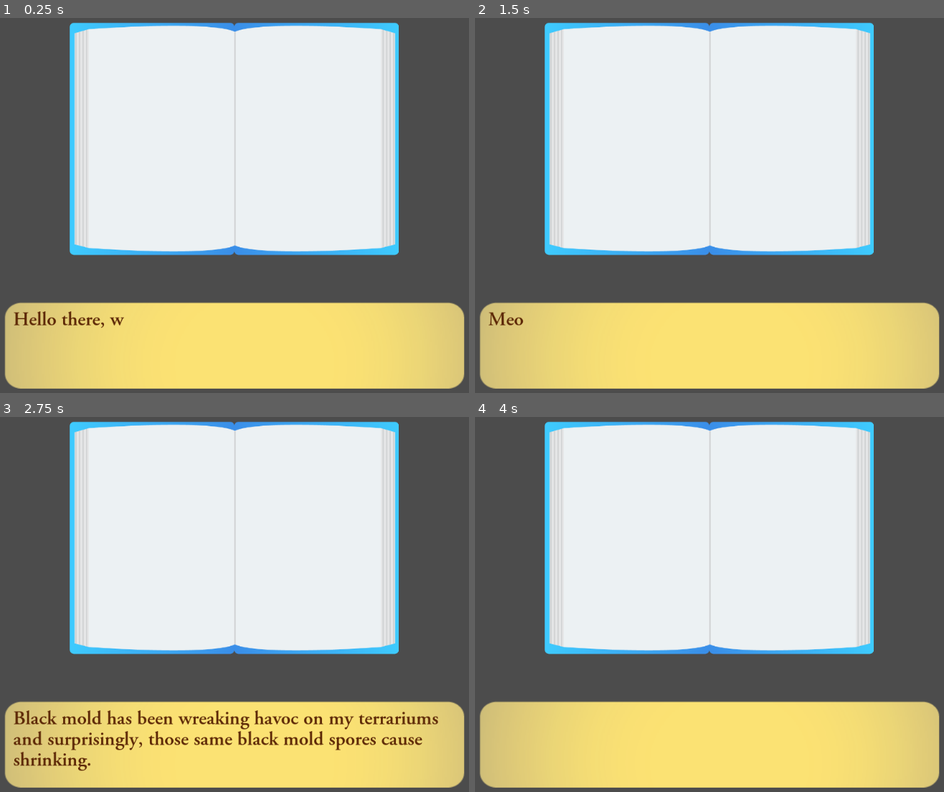
Above: before the commit, frames 1-4 (two rows, left to right).
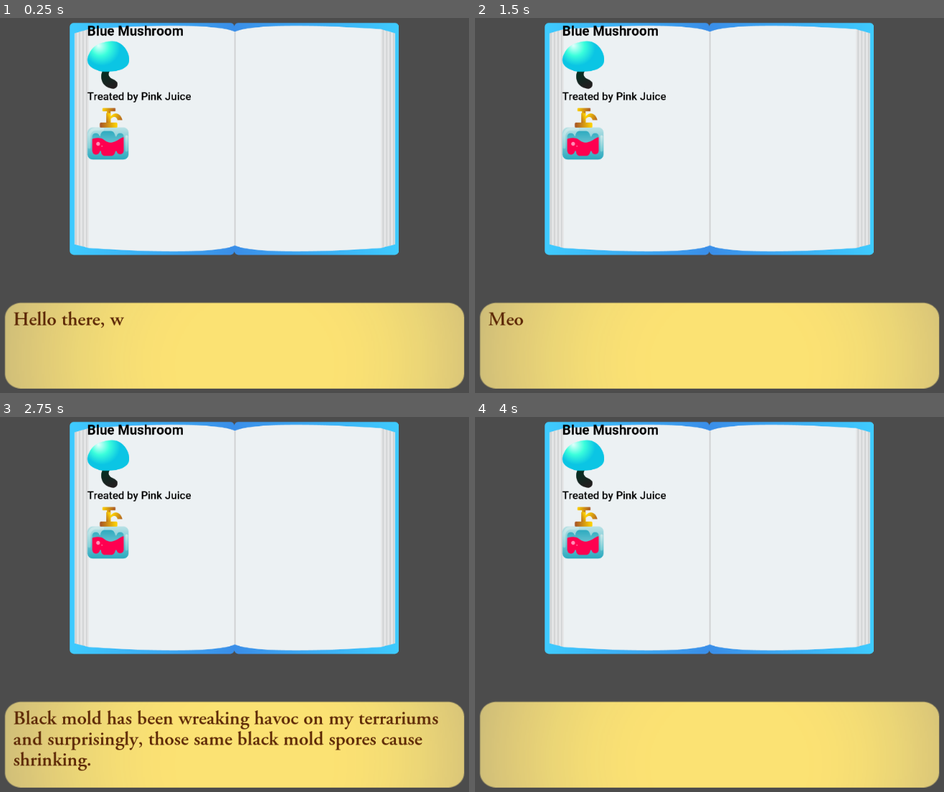
Above: after the commit, the same moments.

Repository: kleimaj/gaming-club-dev
Game: Godot game, scene res://Scenes/Cutscene/Cutscene.tscn
The game is run twice, just before and just after one commit, with the same random seed, the same clock (stepped at 60 frames per second) and the same inputs. This scene is started directly instead of the project's main scene.
Inputs (mouse positions are in pixels of both pictures, inside the frame that each line leads up to):
- Up to frame 1 (0.25 s): no input
- Up to frame 2 (1.5 s): tap Enter (ui_accept) at 0.5, 0.77 s; move the mouse to (836, 175) at 0.52 s; hold D (forward) 0.53-1.28 s; click (836, 175) at 0.6 s; move the mouse to (596, 216) at 1.27 s; hold A (back) from 1.28 s (still down); click (596, 216) at 1.35 s
- Up to frame 3 (2.75 s): tap Enter (ui_accept) at 1.52 s; move the mouse to (290, 499) at 2.02 s; release A (back) at 2.03 s; hold D (forward) from 2.03 s (still down); click (290, 499) at 2.1 s
- Up to frame 4 (4 s): move the mouse to (681, 679) at 2.77 s; click (681, 679) at 2.85 s; tap Enter (ui_accept) at 3.02, 3.77 s; move the mouse to (883, 657) at 3.52 s; release D (forward) at 3.53 s; hold A (back) from 3.53 s (still down); click (883, 657) at 3.6 s

The runs differ from the first frame. In frame 1, 2.2% of the frame differs, in the area x 18-41%, y 1-38%; in frame 2, 2.2%; in frame 3, 2.2%; in frame 4, 2.2%.

Commit message:
adds Juice and Mushrooms onto LeftContainer

Diff:
--- a/Scenes/Cutscene/Cutscene.tscn
+++ b/Scenes/Cutscene/Cutscene.tscn
@@ -1,10 +1,24 @@
-[gd_scene load_steps=8 format=2]
+[gd_scene load_steps=14 format=2]
 
 [ext_resource path="res://Scripts/DialogueBox.gd" type="Script" id=1]
 [ext_resource path="res://Assets/GFX/cutscene/DialogueBox/Background.png" type="Texture" id=2]
 [ext_resource path="res://Fonts/Adobe Garamond Pro Semibold.otf" type="DynamicFontData" id=3]
 [ext_resource path="res://Assets/GFX/cutscene/DialogueBox/indicator.svg" type="Texture" id=4]
 [ext_resource path="res://Assets/GFX/UI/bookOpen.png" type="Texture" id=5]
+[ext_resource path="res://Assets/GFX/UI/blueMushIcon.png" type="Texture" id=6]
+[ext_resource path="res://Fonts/Roboto-Bold.ttf" type="DynamicFontData" id=7]
+[ext_resource path="res://Assets/GFX/UI/newBottles/bottle2.png" type="Texture" id=8]
+[ext_resource path="res://Fonts/Roboto-Medium.ttf" type="DynamicFontData" id=9]
+
+[sub_resource type="DynamicFont" id=3]
+size = 40
+use_filter = true
+font_data = ExtResource( 7 )
+
+[sub_resource type="DynamicFont" id=4]
+size = 32
+use_filter = true
+font_data = ExtResource( 9 )
 
 [sub_resource type="DynamicFont" id=1]
 size = 35
@@ -64,21 +78,53 @@
 anchor_bottom = 1.0
 margin_right = 26.0
 margin_bottom = 6.10352e-05
+custom_constants/separation = 0
 alignment = 1
 __meta__ = {
 "_edit_use_anchors_": false
 }
 
 [node name="LeftContainer" type="VBoxContainer" parent="Book/BookTexture/HBoxContainer"]
-margin_right = 500.0
+margin_left = 52.0
+margin_right = 502.0
 margin_bottom = 691.0
-rect_min_size = Vector2( 500, 0 )
+rect_min_size = Vector2( 450, 0 )
+
+[node name="MushroomTitle" type="RichTextLabel" parent="Book/BookTexture/HBoxContainer/LeftContainer"]
+margin_right = 450.0
+margin_bottom = 50.0
+rect_min_size = Vector2( 450, 50 )
+custom_fonts/normal_font = SubResource( 3 )
+custom_colors/default_color = Color( 0, 0, 0, 1 )
+bbcode_text = "Blue Mushroom"
+text = "Blue Mushroom"
+
+[node name="Mushroom" type="TextureRect" parent="Book/BookTexture/HBoxContainer/LeftContainer"]
+margin_top = 54.0
+margin_right = 450.0
+margin_bottom = 196.0
+texture = ExtResource( 6 )
+
+[node name="RichTextLabel" type="RichTextLabel" parent="Book/BookTexture/HBoxContainer/LeftContainer"]
+margin_top = 200.0
+margin_right = 450.0
+margin_bottom = 250.0
+rect_min_size = Vector2( 450, 50 )
+custom_fonts/normal_font = SubResource( 4 )
+custom_colors/default_color = Color( 0, 0, 0, 1 )
+text = "Treated by Pink Juice"
+
+[node name="TextureRect" type="TextureRect" parent="Book/BookTexture/HBoxContainer/LeftContainer"]
+margin_top = 254.0
+margin_right = 450.0
+margin_bottom = 408.0
+texture = ExtResource( 8 )
 
 [node name="RightContainer" type="VBoxContainer" parent="Book/BookTexture/HBoxContainer"]
-margin_left = 504.0
-margin_right = 1004.0
+margin_left = 502.0
+margin_right = 952.0
 margin_bottom = 691.0
-rect_min_size = Vector2( 500, 0 )
+rect_min_size = Vector2( 450, 0 )
 
 [node name="DialogueBox" type="Control" parent="."]
 anchor_left = 0.5
@@ -118,7 +164,7 @@
 
 [node name="Indicator" type="Sprite" parent="DialogueBox"]
 visible = false
-position = Vector2( 755.986, 109.733 )
+position = Vector2( 755.986, 113.284 )
 scale = Vector2( 0.16, 0.16 )
 texture = ExtResource( 4 )
 
